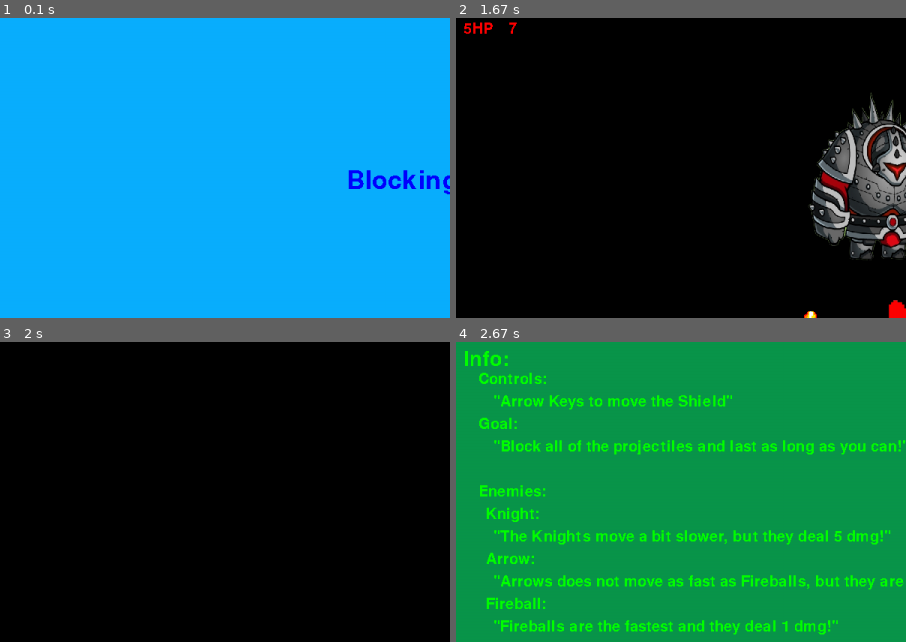
Above: before the commit, frames 1-4 (two rows, left to right).
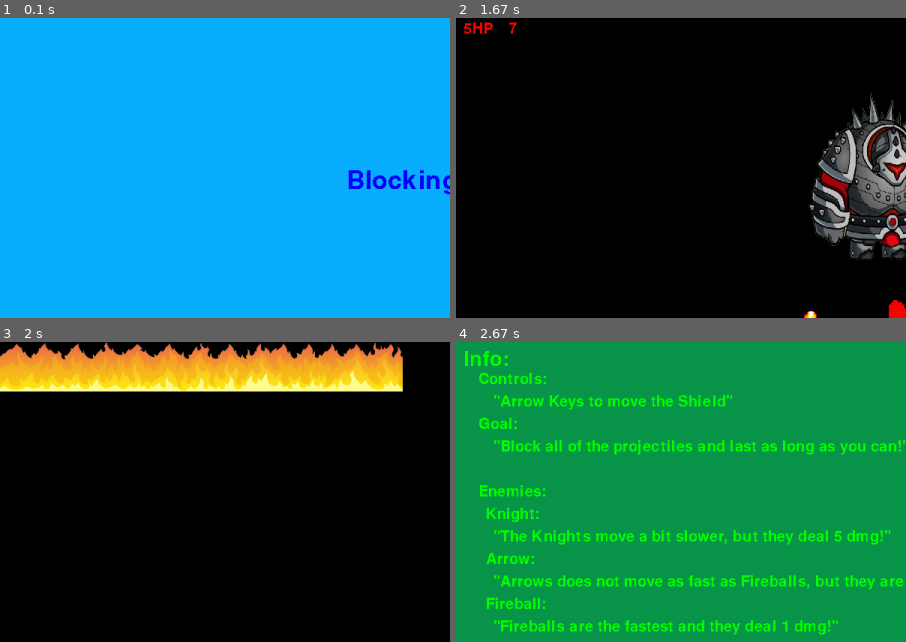
Above: after the commit, the same moments.

Repository: Jonserino/PyGame-Bullet-Hell
Game: pygame game, started from Main2.py
The game is run twice, just before and just after one commit, with the same random seed, the same clock (stepped at 60 frames per second) and the same inputs.
Inputs:
- Up to frame 1 (0.1 s): no input
- Up to frame 2 (1.67 s): tap H at 0.33 s; hold Right 0.67-1.13 s; hold Up 1.17-1.47 s; hold Right from 1.5 s (still down)
- Up to frame 3 (2 s): release Right at 1.97 s
- Up to frame 4 (2.67 s): tap F at 2 s; tap I at 2.33 s
The pictures show only the part of the screen within x 0-50%, y 0-50%; the shares and areas given below are measured in that part.

Frames 1-2 are identical in both runs. In frame 3, 12% of the frame differs, in the area x 0-90%, y 0-17%; in frame 4, nothing differs.

Commit message:
Added Firewall again
Added the Firewall, haven't fixed it, but it is pretty funny. It's a silly addition.

Diff:
--- a/Main2.py
+++ b/Main2.py
@@ -39,7 +39,7 @@
     def new(self):
         self.all_sprites = pg.sprite.Group()
 
-        '''
+
         self.moving_sprites = pg.sprite.Group()
         self.firewall1 = Firewall(self, 600, 800)
         self.firewall2 = Firewall(self, 0, 800)
@@ -47,7 +47,7 @@
         self.moving_sprites.add(self.firewall1)
         self.moving_sprites.add(self.firewall2)
         self.moving_sprites.add(self.firewall3)
-        '''
+
 
         self.enemies = pg.sprite.Group()
         self.arrows = pg.sprite.Group()
@@ -71,7 +71,7 @@
     def newhard(self):
         self.all_sprites = pg.sprite.Group()
 
-        '''
+
         self.moving_sprites = pg.sprite.Group()
         self.firewall1 = Firewall(self, 600, 800)
         self.firewall2 = Firewall(self, 0, 800)
@@ -79,7 +79,7 @@
         self.moving_sprites.add(self.firewall1)
         self.moving_sprites.add(self.firewall2)
         self.moving_sprites.add(self.firewall3)
-        '''
+
 
         self.enemies = pg.sprite.Group()
         self.arrows = pg.sprite.Group()
@@ -337,8 +337,8 @@
 
             self.screen.fill(black)
 
-            #self.moving_sprites.draw(self.screen)
-            #self.moving_sprites.update()
+            self.moving_sprites.draw(self.screen)
+            self.moving_sprites.update()
 
             self.text_you_died = self.comic_sans30.render('You Died', False, red)
             self.text_restart = self.comic_sans30.render('Press "R" for Normal Mode', False, red)
--- a/Sprites.py
+++ b/Sprites.py
@@ -254,7 +254,6 @@
 
         self.rect.center = self.pos
 
-'''
 class Firewall(pg.sprite.Sprite):
 
     def __init__(self, game, x ,y):
@@ -294,4 +293,3 @@
 
 
         self.image = self.sprites[self.current_sprite]
-'''
